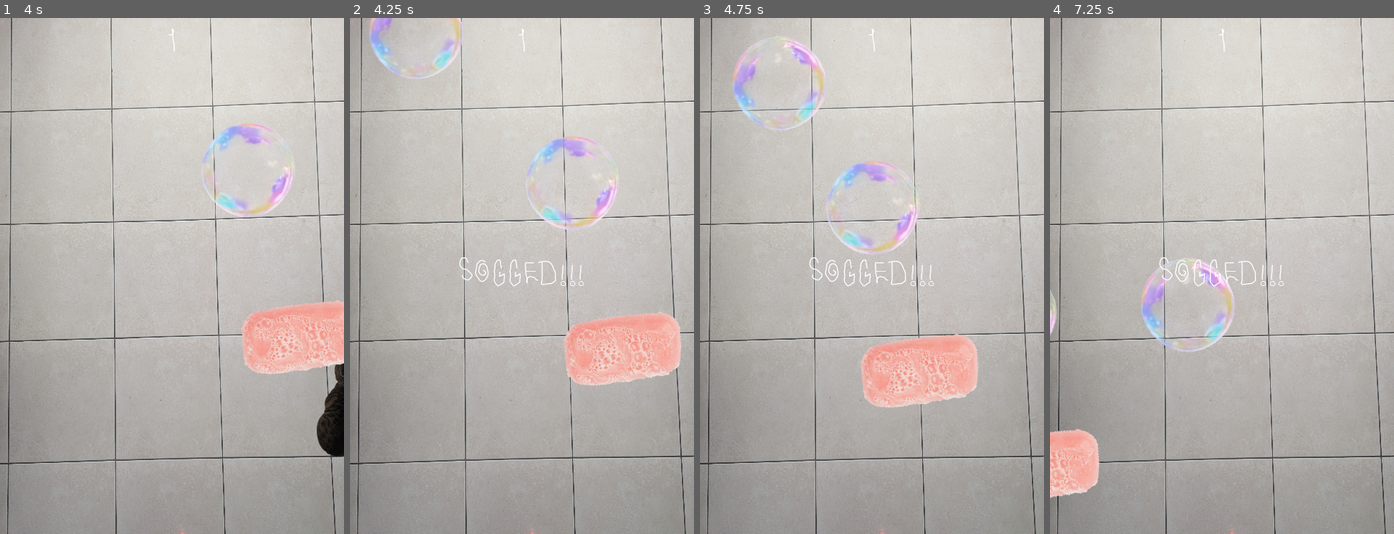
Above: before the commit, frames 1-4 (left to right).
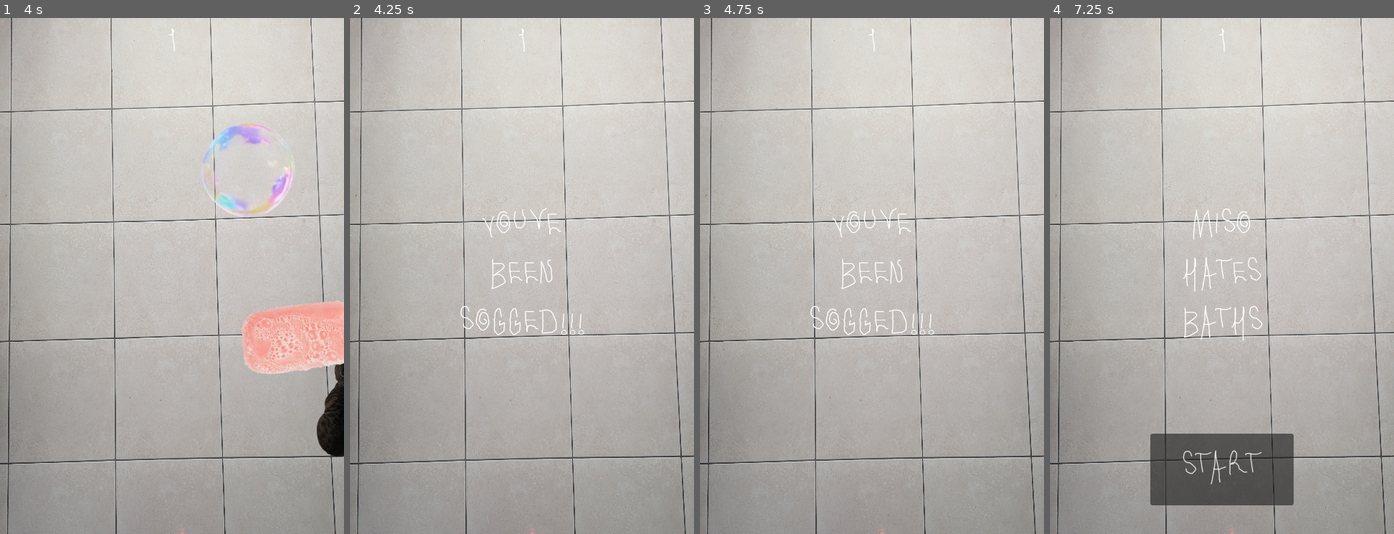
Above: after the commit, the same moments.

Repository: Edwartoes/Miso-Hates-Baths
Game: Godot game, scene res://main.tscn
Same seed, same stepped clock (60 frames per second), same inputs: the game is played once before the commit and once after it.
Inputs:
- Up to frame 1 (4 s): click "Start" at 0.5 s; tap Enter at 1.25 s; hold Right (moveRight) 1.28-2.03 s; hold Down (moveDown) 2.03-2.78 s; hold Right (moveRight) 2.78-3.53 s; hold Up (moveUp) from 3.53 s (still down)
- Up to frame 2 (4.25 s): keep holding Up (moveUp)
- Up to frame 3 (4.75 s): release Up (moveUp) at 4.28 s; hold Left (moveLeft) from 4.28 s (still down)
- Up to frame 4 (7.25 s): release Left (moveLeft) at 5.78 s; hold Down (moveDown) 5.78-6.53 s; hold Right (moveRight) from 6.53 s (still down)

Frame 1 is identical in both runs. In frame 2, 6.5% of the frame differs, in the area x 5-97%, y 0-72%; in frame 3, 7.0%; in frame 4, 9.5%, in the area x 0-71%, y 36-95%.

Commit message:
tiny bug fix
made it so the mobs actually disappear whjen game ends

Diff:
--- a/UI/hud.gd
+++ b/UI/hud.gd
@@ -18,7 +18,7 @@
 	$MessageTimer.start()
 
 func show_game_over():
-	show_message("Sogged!!!")
+	show_message("you've been sogged!!!")
 	# Wait until the MessageTimer has counted down.
 	await $MessageTimer.timeout
 
--- a/main.gd
+++ b/main.gd
@@ -29,6 +29,7 @@
 func game_over():
 	$ScoreTimer.stop()
 	$MobTimer.stop()
+	get_tree().call_group("mobs", "queue_free")
 	$HUD.show_game_over()
 	$Music.stop()
 	$DeathSound.play()
